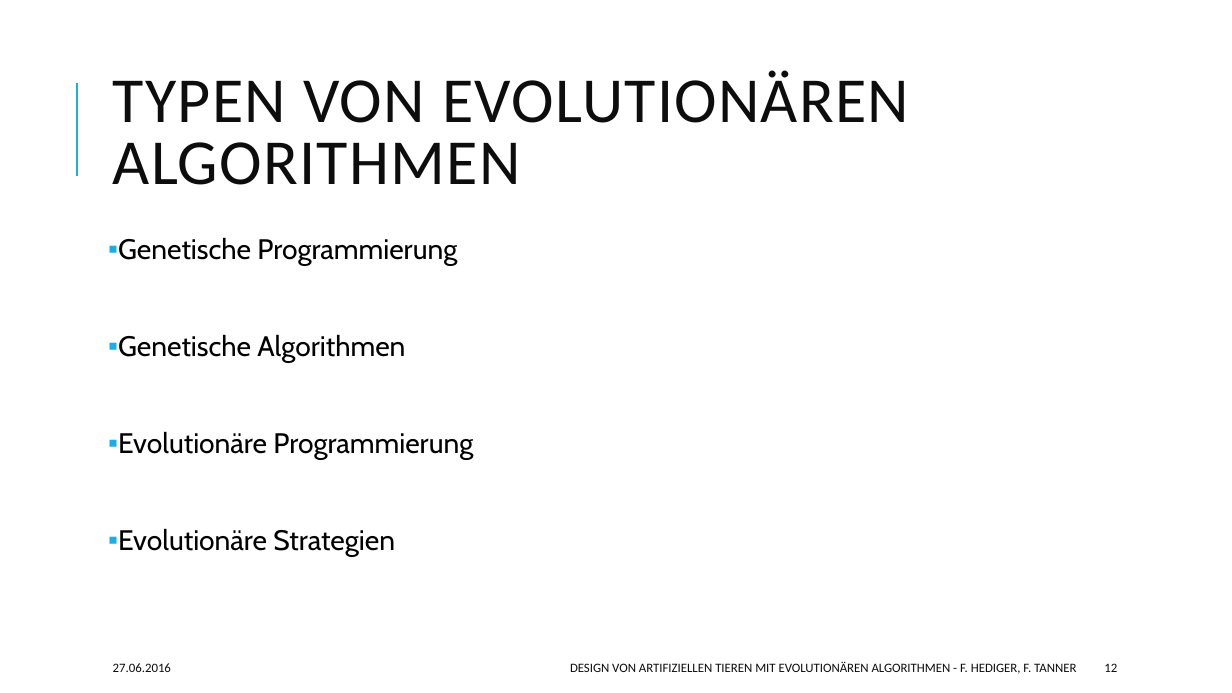
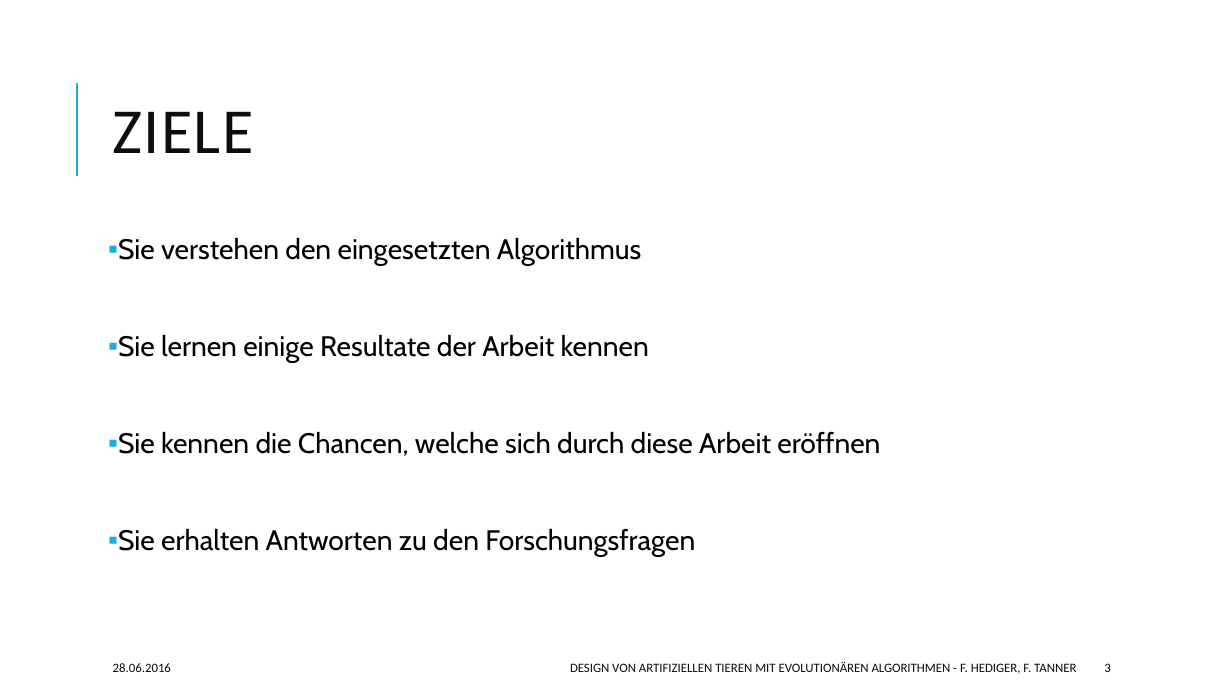
Before and after one commit to hedigerf/evolut, a slide deck: slide 3 of evolutdoc/presentation/presentation.pptx (slide 12 before the commit). Drawn at 1232x693 pixels with LibreOffice and Linux fonts; fonts in the diff are those of the drawing. Boxes give left, top, right and bottom in pixels: in the first picture for what was removed or moved away, otherwise in the second. Text is boxed around its words. In the diff, an @@ line names an element or a change of style, - is before the commit and + after.

```diff
--- a/evolutdoc/presentation/presentation.pptx
+++ b/evolutdoc/presentation/presentation.pptx
@@ title at bbox=[113, 111, 254, 153]: text changed @@
-TYPEN VON EVOLUTIONÄREN ALGORITHMEN
+ZIELE
@@ text at bbox=[118, 237, 880, 556]: text changed @@
-▪ Genetische Programmierung
-▪ Genetische Algorithmen
-▪ Evolutionäre Programmierung
-▪ Evolutionäre Strategien
+▪ Sie verstehen den eingesetzten Algorithmus
+▪ Sie lernen einige Resultate der Arbeit kennen
+▪ Sie kennen die Chancen, welche sich durch diese Arbeit eröffnen
+▪ Sie erhalten Antworten zu den Forschungsfragen
@@ text at bbox=[113, 663, 171, 672]: text changed @@
-27.06.2016
+28.06.2016
@@ page number at bbox=[1104, 663, 1110, 672]: text changed @@
-12
+3
```
Also in this commit, not shown: 17 other slides changed.
